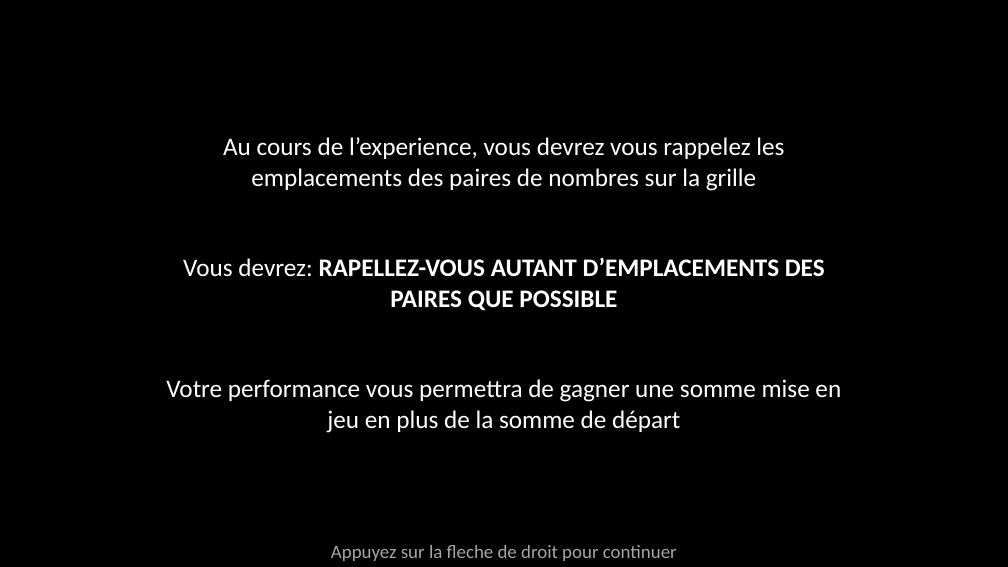
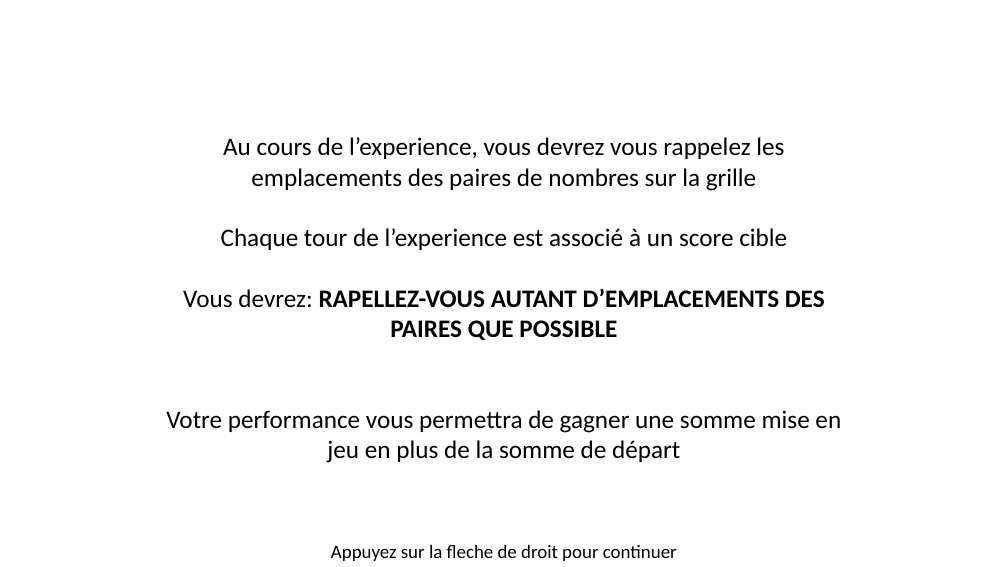
Before and after one commit to MBB-team/Online_Testing, a slide deck: slide 2 of Self_Efficacy/Stimuli/Instructions.pptx. Drawn at 1008x567 pixels with LibreOffice and Linux fonts; fonts in the diff are those of the drawing. Boxes give left, top, right and bottom in pixels: in the first picture for what was removed or moved away, otherwise in the second. Text is boxed around its words. In the diff, an @@ line names an element or a change of style, - is before the commit and + after.

```diff
--- a/Self_Efficacy/Stimuli/Instructions.pptx
+++ b/Self_Efficacy/Stimuli/Instructions.pptx
@@ background #000000 to #FFFFFF @@
@@ text at [166,137,841,463]: text colour #FFFFFF to #000000 in "Au cours de l’experience, vous devrez vous ...", "Vous devrez: RAPELLEZ-VOUS AUTANT D’EMPLACEMENTS DES PAIRES ...", "Votre performance vous permettra de gagner une ..." @@
@@ text at [221,228,787,250]: paragraph added @@
+Chaque tour de l’experience est associé à un score cible
@@ text "Appuyez sur la fleche de ..." at [331,545,677,561]: text colour #A6A6A6 to #000000 @@
```
Also in this commit, not shown: 21 other slides changed, 2 other files.
